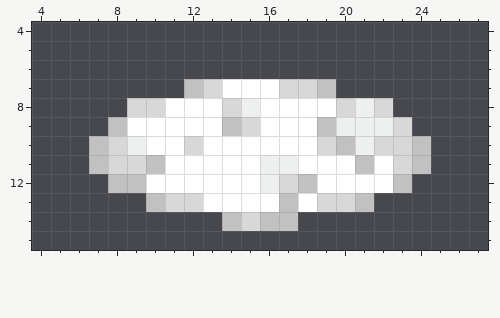
A pixel-art sprite gets an edit: Resources/Textures/_CP14/Structures/Specific/Alchemy/alchemy_vat.rsi/liq3.png. The picture above was drawn from the file before the commit.
The file is 32x32 pixels. Shown: x 4..27, y 4..15. The old version is drawn lined up with the new one.
Now the later version:
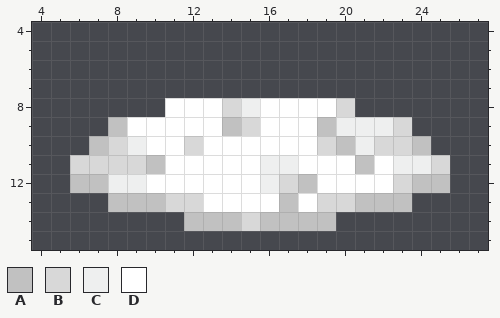
Palette (. is transparent): A #c1c1c1  B #d8d8d8  C #eeefef  D #ffffff
From old to new:
{"change": "whole drawing moved by +0,-2 (the old picture is shown already moved)"}
{"y":7,"x":12,"old":"ABDDDBBA","new":"........"}
{"y":8,"x":9,"old":"BB","new":".."}
{"y":8,"x":21,"old":"CB","new":".."}
{"y":11,"x":6,"old":".A","new":"BB"}
{"y":11,"x":23,"old":"BA.","new":"CCB"}
{"y":12,"x":6,"old":"..AA","new":"AACC"}
{"y":12,"x":23,"old":"A..","new":"BAA"}
{"y":13,"x":8,"old":"..","new":"AA"}
{"y":13,"x":22,"old":"..","new":"AA"}
{"y":14,"x":12,"old":"..","new":"AA"}
{"y":14,"x":18,"old":"..","new":"AA"}
{"label":"changed","picture_box":[70,79,450,231]}
